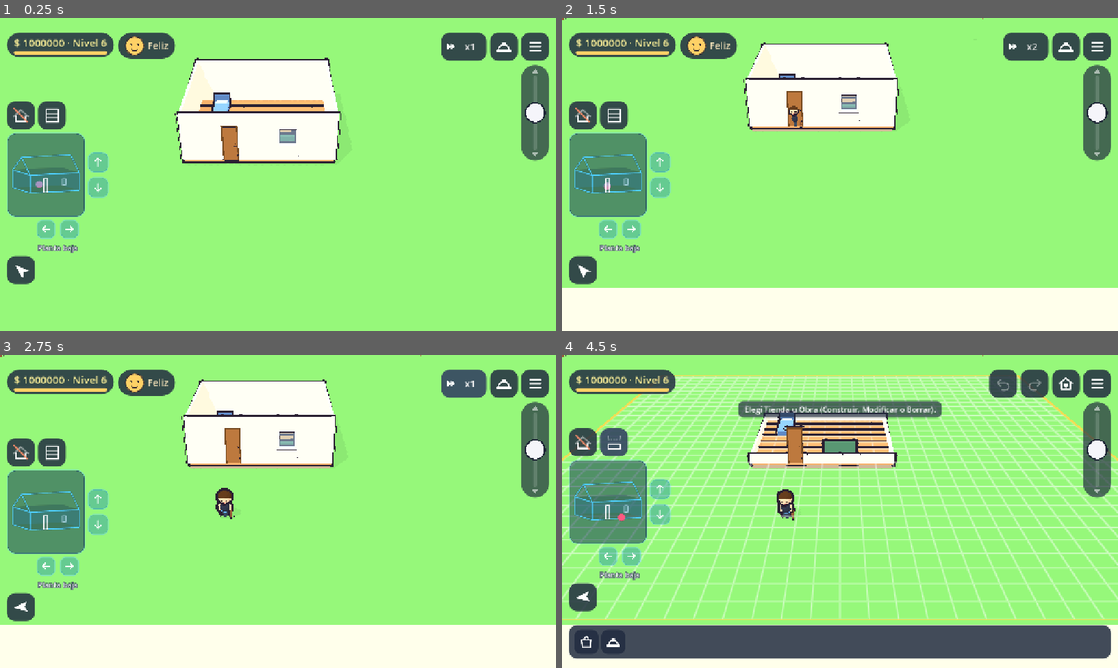
Above: before the commit, frames 1-4 (two rows, left to right).
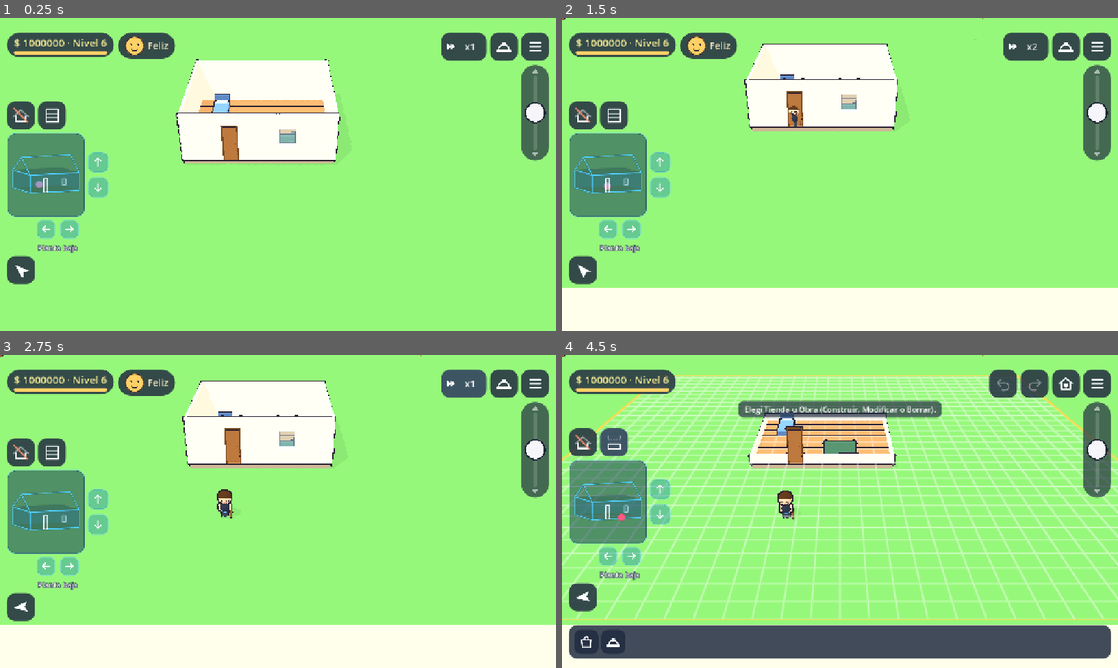
Above: after the commit, the same moments.

Repository: soza0497/Neighborhood
Game: Godot game, scene res://tests/polish2b_demo.tscn
The game is run twice, just before and just after one commit, with the same random seed, the same clock (stepped at 60 frames per second) and the same inputs. This scene is started directly instead of the project's main scene.
Inputs (mouse positions are in pixels of both pictures, inside the frame that each line leads up to):
- Up to frame 1 (0.25 s): no input
- Up to frame 2 (1.5 s): click "x1" at 0.5 s; tap Enter (ui_accept) at 1.25 s; drag from (606, 174) to (895, 105) at 1.27 s
- Up to frame 3 (2.75 s): click "x2" at 2 s
- Up to frame 4 (4.5 s): click (1067, 383) at 2.75 s; click (584, 442) at 3.5 s; click (612, 442) at 4.25 s

The runs differ from the first frame. In frame 1, 0.8% of the frame differs, in the area x 31-62%, y 12-47%; in frame 2, 0.5%; in frame 3, 0.6%; in frame 4, 0.7%.

Commit message:
6A-11: contorno fino/normal/apagado (Style.outline_mode, botones en Info)

Diff:
--- a/data/style.json
+++ b/data/style.json
@@ -1,7 +1,9 @@
 {
-	"_ayuda": "Estilo visual del juego (Pulido 2B). El contorno …(251 unchanged characters)… ' = dónde cambia de tono. 'outline.width_px' = grosor del contorno en píxeles. Los colores van como #rrggbb. El contorno también se puede apagar en Menú → Info (calidad).",
+	"_ayuda": "Estilo visual del juego (Pulido 2B). El contorno …(251 unchanged characters)… ' = dónde cambia de tono. 'outline.widths' = grosor del contorno en píxeles para «fino» (thin) y «normal» (Pulido 6A; en Menú → Info hay una tercera opción: apagado). 'outline.default_mode' = el modo con que empieza una partida nueva. Los colores van como #rrggbb. El contorno también se puede apagar en Menú → Info (calidad).",
 	"outline": {
 		"enabled": true,
+		"default_mode": "thin",
+		"widths": { "thin": 1.2, "normal": 2.2 },
 		"width_px": 2.2,
 		"color": "#2b2233"
 	},
--- a/scripts/autoload/style.gd
+++ b/scripts/autoload/style.gd
@@ -22,6 +22,9 @@
 const OUTLINE_SHADER := preload("res://assets/shaders/outline.gdshader")
 const INVISIBLE_SHADER := preload("res://assets/shaders/invisible.gdshader")
 
+## Los tres modos del contorno (Menú → Info).
+const OUTLINE_MODES: Array = ["thin", "normal", "off"]
+
 ## Se prendió o apagó el contorno.
 signal outline_changed(enabled: bool)
 
@@ -30,8 +33,12 @@
 ## Fase 7: colores por nombre de material (palette.json → "materials").
 var materials: Dictionary = {}
 var outline_enabled := true
+## Pulido 6A (11): grosor del contorno: "thin" (fino), "normal" o "off" (apagado).
+## `outline_enabled` sigue existiendo (es `outline_mode != "off"`) para el código viejo.
+var outline_mode: String = "thin"
 
 var _outline_material: ShaderMaterial
+var _last_on_mode: String = "thin"
 var _cache: Dictionary = {}
 
 
@@ -55,10 +62,13 @@
 			data[section] = lighting[section]
 	var outline: Dictionary = data.get("outline", {})
 	outline_enabled = bool(outline.get("enabled", true))
+	outline_mode = str(outline.get("default_mode", "thin")) if outline_enabled else "off"
+	if not outline_mode in OUTLINE_MODES:
+		outline_mode = "thin"
 	_outline_material = ShaderMaterial.new()
 	_outline_material.shader = OUTLINE_SHADER
 	_outline_material.set_shader_parameter("outline_color", Color.from_string(str(outline.get("color", "#2b2233")), Color.BLACK))
-	_outline_material.set_shader_parameter("outline_px", float(outline.get("width_px", 2.2)))
+	_outline_material.set_shader_parameter("outline_px", outline_width_px(outline_mode))
 	_cache.clear()
 
 
@@ -114,14 +124,62 @@
 	return mat
 
 
+## Pulido 6A (11): el modo guardado en las opciones de la partida. Una partida
+## vieja solo tiene `outline_enabled`: false = apagado; si no, el modo por defecto (fino).
+func mode_from_settings(settings: Dictionary) -> String:
+	var saved: String = str(settings.get("outline_mode", ""))
+	if saved in OUTLINE_MODES:
+		return saved
+	if not bool(settings.get("outline_enabled", true)):
+		return "off"
+	var outline: Dictionary = data.get("outline", {})
+	var fallback: String = str(outline.get("default_mode", "thin"))
+	return fallback if fallback in OUTLINE_MODES else "thin"
+
+
+## Grosor en píxeles de un modo (data/style.json → outline.widths). "off" = 0.
+func outline_width_px(mode: String) -> float:
+	if mode == "off":
+		return 0.0
+	var outline: Dictionary = data.get("outline", {})
+	var widths: Dictionary = outline.get("widths", {})
+	var fallback: float = 1.2 if mode == "thin" else 2.2
+	return float(widths.get(mode, fallback))
+
+
+## Pulido 6A (11): elige fino, normal o apagado. Los materiales ya creados se
+## ajustan solos (comparten UN material de contorno: cambiar su grosor cambia todo).
+func set_outline_mode(mode: String) -> void:
+	if not mode in OUTLINE_MODES:
+		mode = "thin"
+	if mode == outline_mode:
+		return
+	var was_enabled: bool = outline_enabled
+	outline_mode = mode
+	outline_enabled = mode != "off"
+	if outline_enabled:
+		_last_on_mode = mode
+		_outline_material.set_shader_parameter("outline_px", outline_width_px(mode))
+	if was_enabled != outline_enabled:
+		_apply_outline_to_cache()
+		outline_changed.emit(outline_enabled)
+
+
 ## Prende o apaga el contorno en todos los materiales ya creados.
+## Al prender, vuelve al modo que había (o "thin" si estaba apagado de origen).
 func set_outline(enabled: bool) -> void:
 	if enabled == outline_enabled:
 		return
-	outline_enabled = enabled
+	if enabled:
+		set_outline_mode(_last_on_mode)
+	else:
+		_last_on_mode = outline_mode
+		set_outline_mode("off")
+
+
+func _apply_outline_to_cache() -> void:
 	for mat in _cache.values():
-		mat.next_pass = _outline_material if (enabled and mat.get_meta("outlined", true)) else null
-	outline_changed.emit(enabled)
+		mat.next_pass = _outline_material if (outline_enabled and mat.get_meta("outlined", true)) else null
 
 
 ## Pasa todos los materiales de un modelo importado (.glb) al estilo toon,
--- a/scripts/main.gd
+++ b/scripts/main.gd
@@ -57,7 +57,7 @@
 
 func _ready() -> void:
 	# Pulido 2B: estilo (contorno) y volúmenes guardados en las opciones.
-	Style.set_outline(GameState.settings.get("outline_enabled", true))
+	Style.set_outline_mode(Style.mode_from_settings(GameState.settings))
 	ModelLoader.enabled = GameState.settings.get("use_models", true)
 	Sound.apply_volumes()
 	# SaveSystem ya cargó la partida antes de que exista esta escena.
--- a/tests/polish2b_demo.gd
+++ b/tests/polish2b_demo.gd
@@ -254,14 +254,15 @@
 	var info: Control = _hud.get_node("%InfoPanel")
 	_hud._open_info()
 	await _frames(3)
-	var checks := info.find_children("*", "CheckButton", true, false).filter(func(c): return c.text.contains("Contorno"))
+	var off_button: Button = info.find_child("Outline_off", true, false)
+	var normal_button: Button = info.find_child("Outline_normal", true, false)
 	var sliders := info.find_children("*", "HSlider", true, false)
-	_check(checks.size() == 1 and sliders.size() == 3, "Info tiene el interruptor de contorno y %d volúmenes" % sliders.size())
-	checks[0].button_pressed = false
-	await _frames(2)
-	_check(not Style.outline_enabled and GameState.settings["outline_enabled"] == false, "el interruptor apaga el contorno y se guarda")
-	checks[0].button_pressed = true
-	_check(Style.outline_enabled, "y lo prende")
+	_check(off_button != null and normal_button != null and sliders.size() == 3, "Info tiene los botones de contorno y %d volúmenes" % sliders.size())
+	off_button.pressed.emit()
+	await _frames(2)
+	_check(not Style.outline_enabled and GameState.settings["outline_enabled"] == false, "«Apagado» apaga el contorno y se guarda")
+	normal_button.pressed.emit()
+	_check(Style.outline_enabled and Style.outline_mode == "normal", "«Normal» lo prende")
 	await _shot("p2b_6_info.png")
 	_hud.get_node("%InfoCloseButton").pressed.emit()
 
--- a/ui/hud.gd
+++ b/ui/hud.gd
@@ -299,20 +299,40 @@
 		button.add_theme_stylebox_override(state, style)
 
 
+## Pulido 6A (11): el jugador eligió un modo de contorno en Info.
+func _on_outline_mode_chosen(mode: String) -> void:
+	GameState.settings["outline_mode"] = mode
+	GameState.settings["outline_enabled"] = mode != "off"
+	Style.set_outline_mode(mode)
+
+
 ## Pulido 2B: en Info, el contorno (calidad) y los volúmenes de sonido.
 func _build_info_extras() -> void:
 	var rows: VBoxContainer = _info_panel.get_node("Rows")
 	var anchor := _fps_check.get_index() + 1
-	var outline := CheckButton.new()
-	outline.text = "Contorno (calidad)"
-	outline.add_theme_font_size_override("font_size", 20)
-	outline.focus_mode = Control.FOCUS_NONE
-	outline.button_pressed = Style.outline_enabled
-	outline.toggled.connect(func(on: bool) -> void:
-		GameState.settings["outline_enabled"] = on
-		Style.set_outline(on))
-	rows.add_child(outline)
-	rows.move_child(outline, anchor)
+	# Pulido 6A (11): contorno fino / normal / apagado (tres botones en fila).
+	var outline_row := HBoxContainer.new()
+	outline_row.add_theme_constant_override("separation", 8)
+	var outline_label := Label.new()
+	outline_label.text = "Contorno"
+	outline_label.add_theme_font_size_override("font_size", 20)
+	outline_label.size_flags_horizontal = Control.SIZE_EXPAND_FILL
+	outline_row.add_child(outline_label)
+	var mode_group := ButtonGroup.new()
+	var mode_names := {"thin": "Fino", "normal": "Normal", "off": "Apagado"}
+	for mode in Style.OUTLINE_MODES:
+		var mode_button := Button.new()
+		mode_button.name = "Outline_" + str(mode)
+		mode_button.text = mode_names[mode]
+		mode_button.toggle_mode = true
+		mode_button.button_group = mode_group
+		mode_button.button_pressed = (mode == Style.outline_mode)
+		mode_button.focus_mode = Control.FOCUS_NONE
+		mode_button.add_theme_font_size_override("font_size", 18)
+		mode_button.pressed.connect(_on_outline_mode_chosen.bind(str(mode)))
+		outline_row.add_child(mode_button)
+	rows.add_child(outline_row)
+	rows.move_child(outline_row, anchor)
 	anchor += 1
 	# Fase 7: comparar el arte nuevo (.glb) con las figuras simples.
 	var use_models := CheckButton.new()
